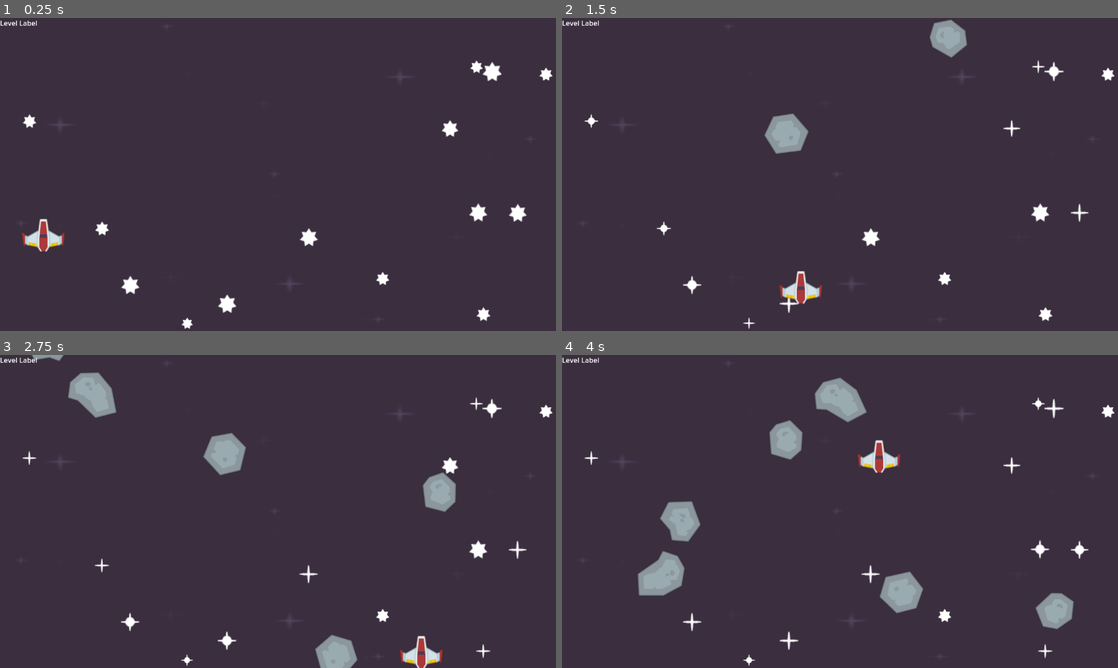
Above: before the commit, frames 1-4 (two rows, left to right).
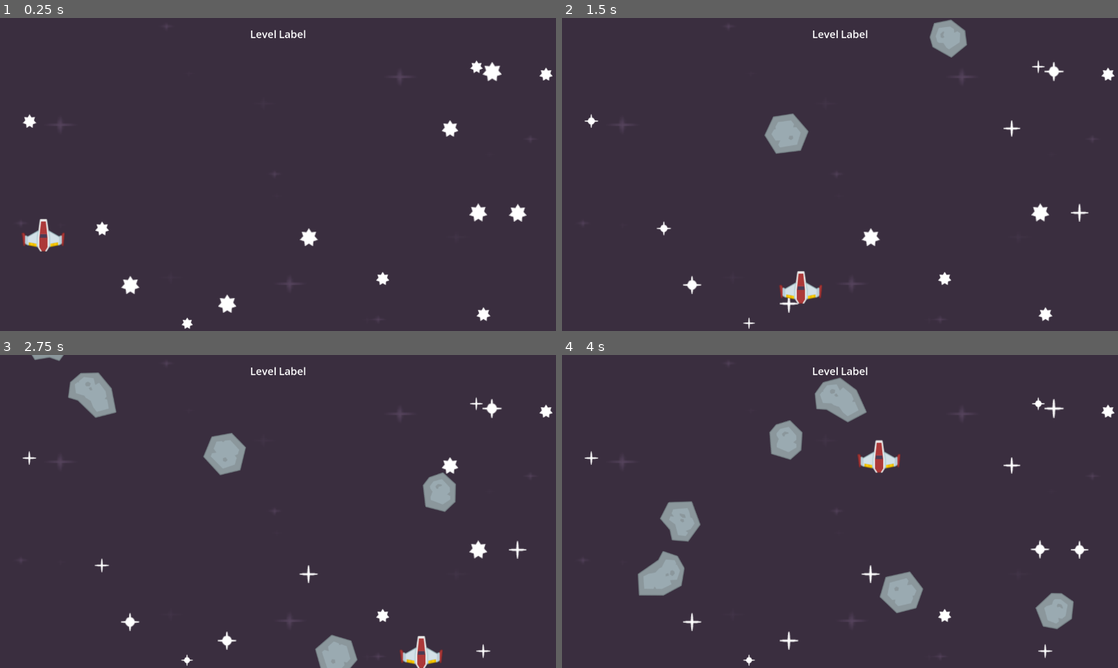
Above: after the commit, the same moments.

Repository: ericjohnadamos/space_shooter
Game: Godot game, scene res://Scene/level.tscn
The game is run twice, just before and just after one commit, with the same random seed, the same clock (stepped at 60 frames per second) and the same inputs.
Inputs (mouse positions are in pixels of both pictures, inside the frame that each line leads up to):
- Up to frame 1 (0.25 s): no input
- Up to frame 2 (1.5 s): tap Enter at 0.5, 1.35 s; move the mouse to (962, 158) at 0.52 s; hold Right (right) 0.53-1.28 s; tap Space (shoot) at 0.6 s; click (962, 158) at 0.67 s; move the mouse to (728, 190) at 1.27 s; hold Down (down) from 1.28 s (still down)
- Up to frame 3 (2.75 s): move the mouse to (333, 442) at 2.02 s; release Down (down) at 2.03 s; hold Right (right) from 2.03 s (still down); tap F at 2.1 s
- Up to frame 4 (4 s): move the mouse to (812, 574) at 2.77 s; release Right (right) at 2.78 s; hold Up (up) 2.78-3.53 s; tap Space (shoot) at 2.85 s; click (812, 574) at 2.92 s; move the mouse to (1006, 558) at 3.52 s; hold Left (left) from 3.53 s (still down); tap Enter at 3.6 s

The runs differ from the first frame. In frame 1, 0.2% of the frame differs, in the area x 0-55%, y 0-7%; in frame 2, 0.2%; in frame 3, 0.2%; in frame 4, 0.2%.

Commit message:
Add margin container and place the label inside

Diff:
--- a/Scene/level.tscn
+++ b/Scene/level.tscn
@@ -172,11 +172,21 @@
 
 [node name="CanvasLayer" type="CanvasLayer" parent="."]
 
-[node name="Label" type="Label" parent="CanvasLayer"]
-offset_right = 86.0
-offset_bottom = 23.0
+[node name="MarginContainer" type="MarginContainer" parent="CanvasLayer"]
+anchors_preset = 5
+anchor_left = 0.5
+anchor_right = 0.5
+offset_left = -43.0
+offset_right = 43.0
+offset_bottom = 40.0
+grow_horizontal = 2
+theme_override_constants/margin_top = 20
+
+[node name="Label" type="Label" parent="CanvasLayer/MarginContainer"]
+layout_mode = 2
 size_flags_horizontal = 8
 size_flags_vertical = 2
+theme_override_font_sizes/font_size = 24
 text = "Level Label"
 
 [connection signal="laser" from="Player" to="." method="_on_player_laser"]
